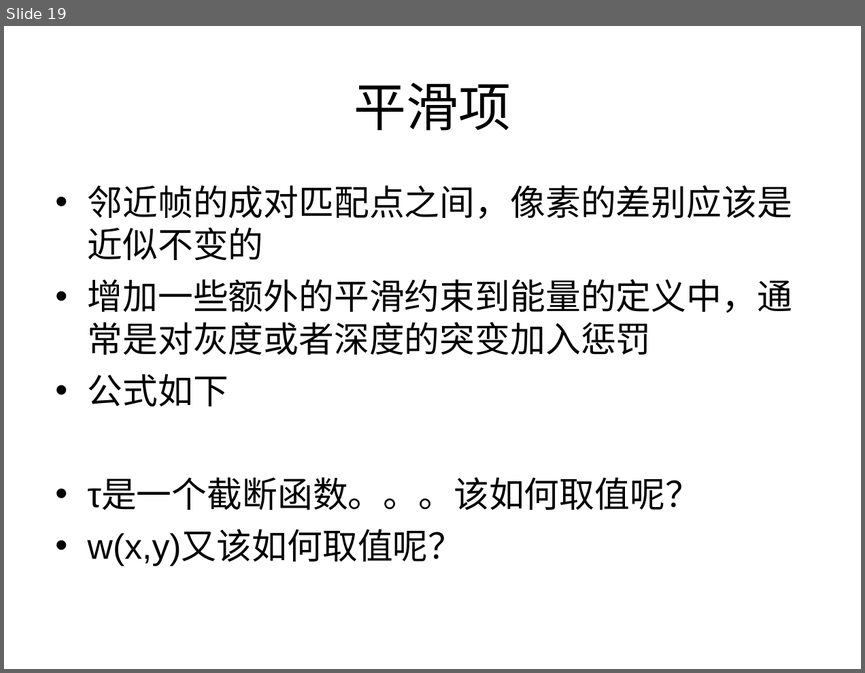
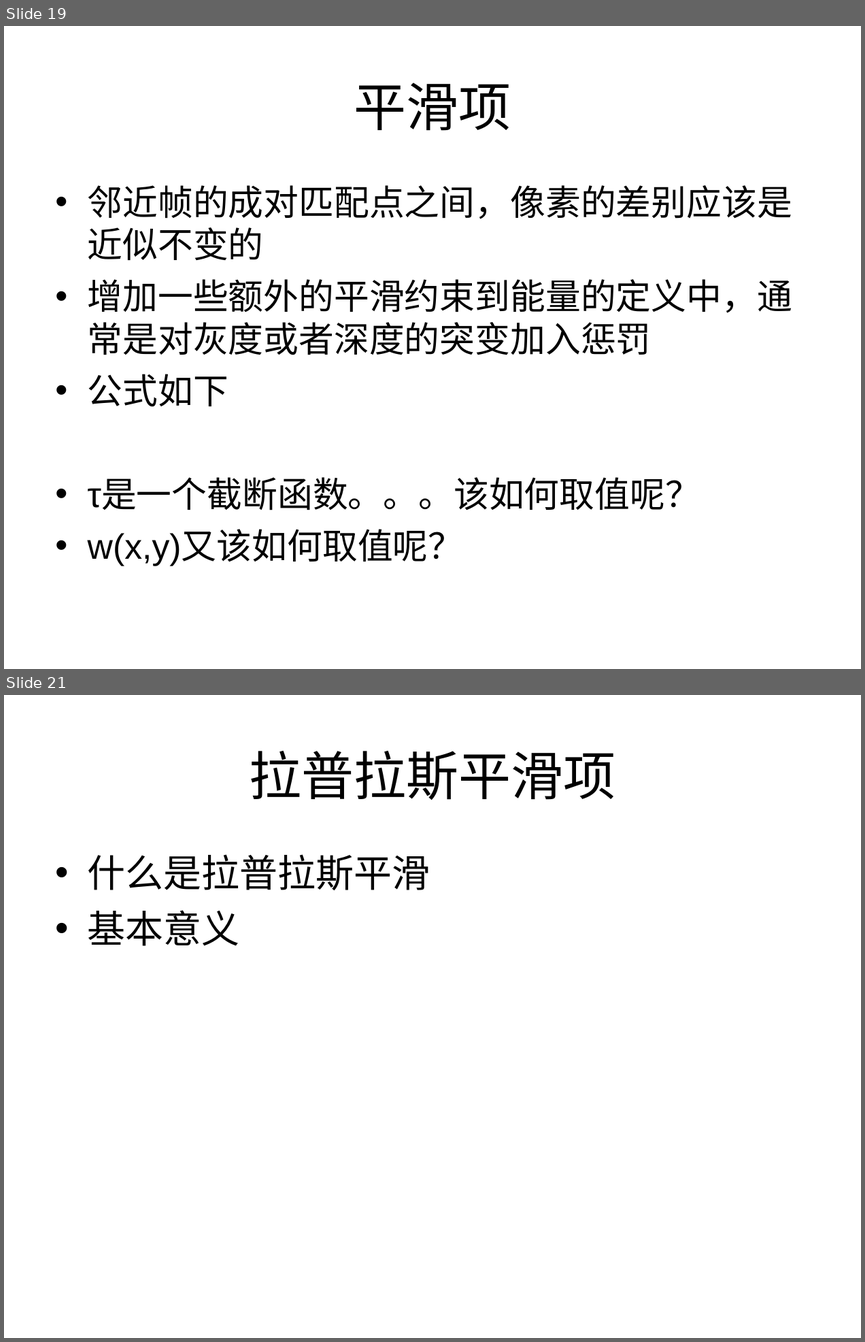
Before and after one commit to sysulwl/video-defog, a slide deck: 答辩PPT.ppt. Shown one above the other, each under a label of ours: slide 19 before the commit, slides 19 and 21 after it; the slides between them are not shown. The pictures are 865x673 and 865x1342 pixels, drawn with LibreOffice and Linux fonts; fonts in the diff are those of the drawing. Boxes give left, top, right and bottom in pixels: in the first picture for what was removed or moved away, otherwise in the second. Text is boxed around its words. In the diff, an @@ line names an element or a change of style, - is before the commit and + after.

```diff
--- a/答辩PPT.ppt
+++ b/答辩PPT.ppt
@@ slide 21 added at (4, 695, 861, 1338), background #FFFFFF @@
@@ title added at (249, 751, 615, 800), 44 pt, text #000000 @@
+拉普拉斯平滑项
@@ text added at (88, 854, 430, 946), 32 pt, text #000000 @@
+• 什么是拉普拉斯平滑
+• 基本意义
```
Also in this commit, not shown: 1 slide changed, 4 other slides added, 5 slides removed, 1 other file.
